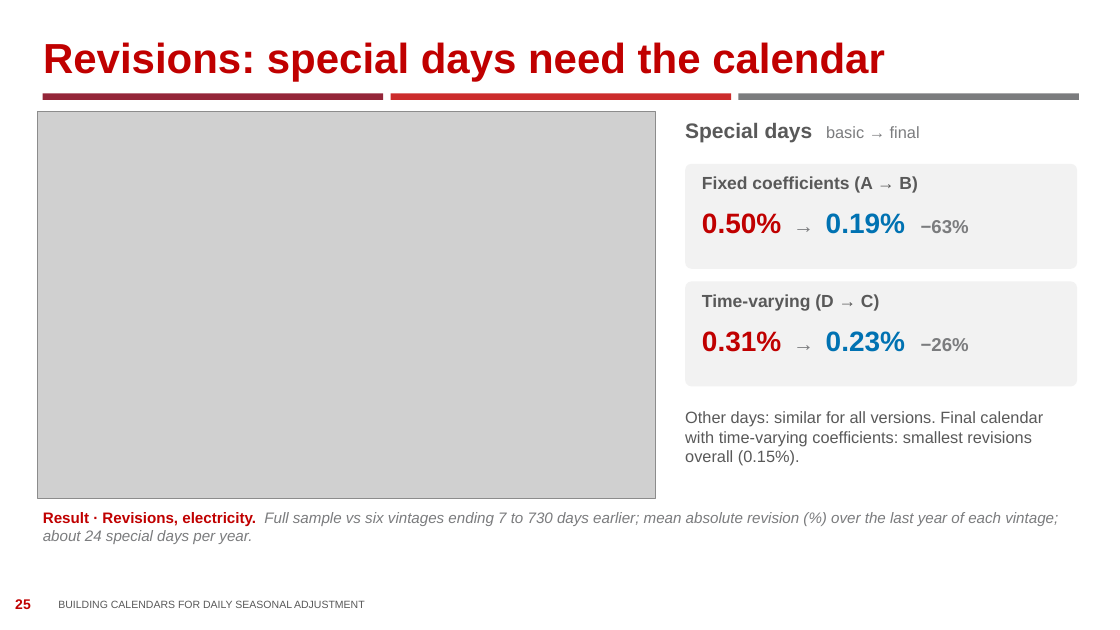
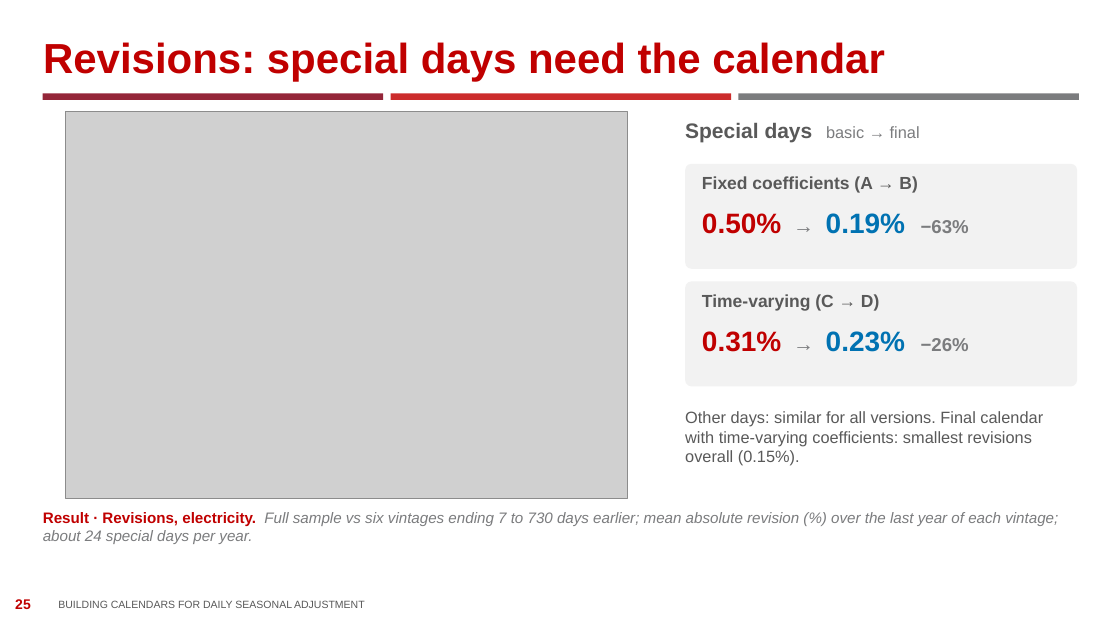
Before and after one commit to AlessandroPiovani/NTTS_high_freq_daily, a slide deck: slide 25 of DMR_calendar_slides.pptx. Drawn at 1120x630 pixels with LibreOffice and Linux fonts; fonts in the diff are those of the drawing; grey boxes stand for pictures; background and template pictures are left out. Boxes give left, top, right and bottom in pixels: in the first picture for what was removed or moved away, otherwise in the second. Text is boxed around its words. In the diff, an @@ line names an element or a change of style, - is before the commit and + after.

```diff
--- a/DMR_calendar_slides.pptx
+++ b/DMR_calendar_slides.pptx
@@ picture: place and size @@
-picture at (38, 112, 656, 498)
+picture at (66, 112, 628, 498)
@@ text at (702, 294, 879, 311): text changed @@
-Time-varying (D → C)
+Time-varying (C → D)
```
Also in this commit, not shown: 2 other slides changed, 16 other files.
